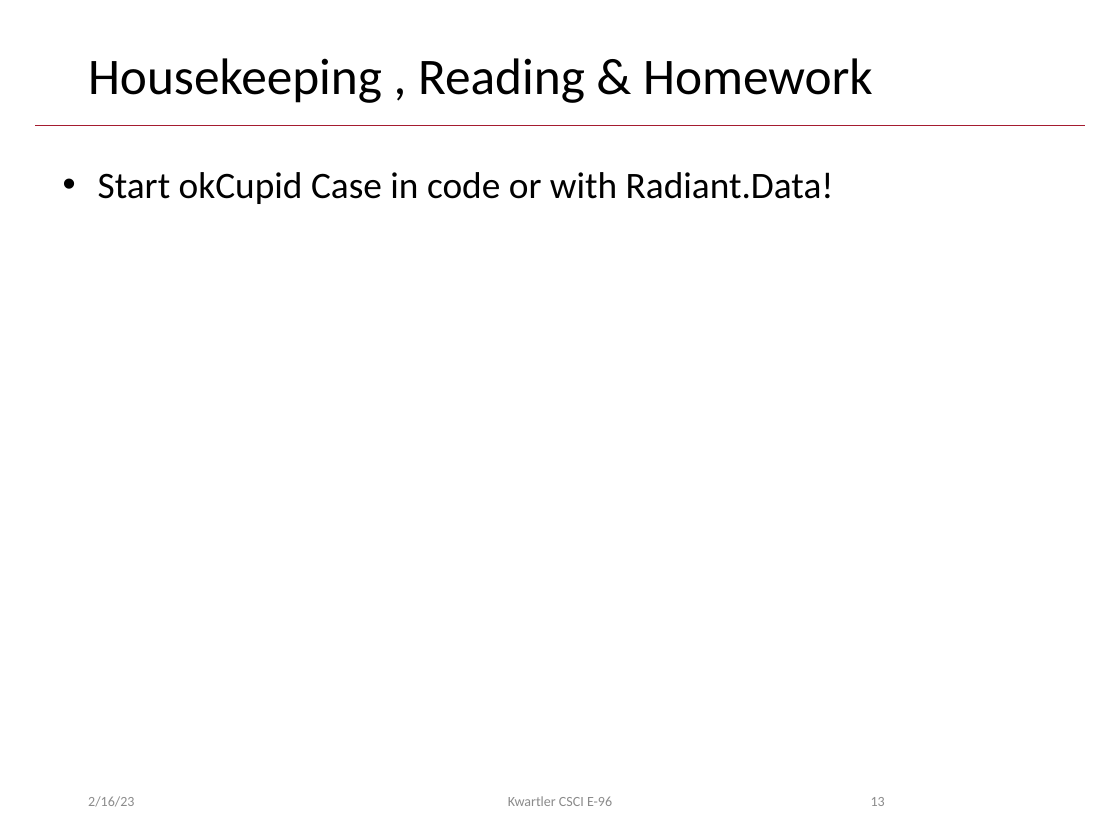
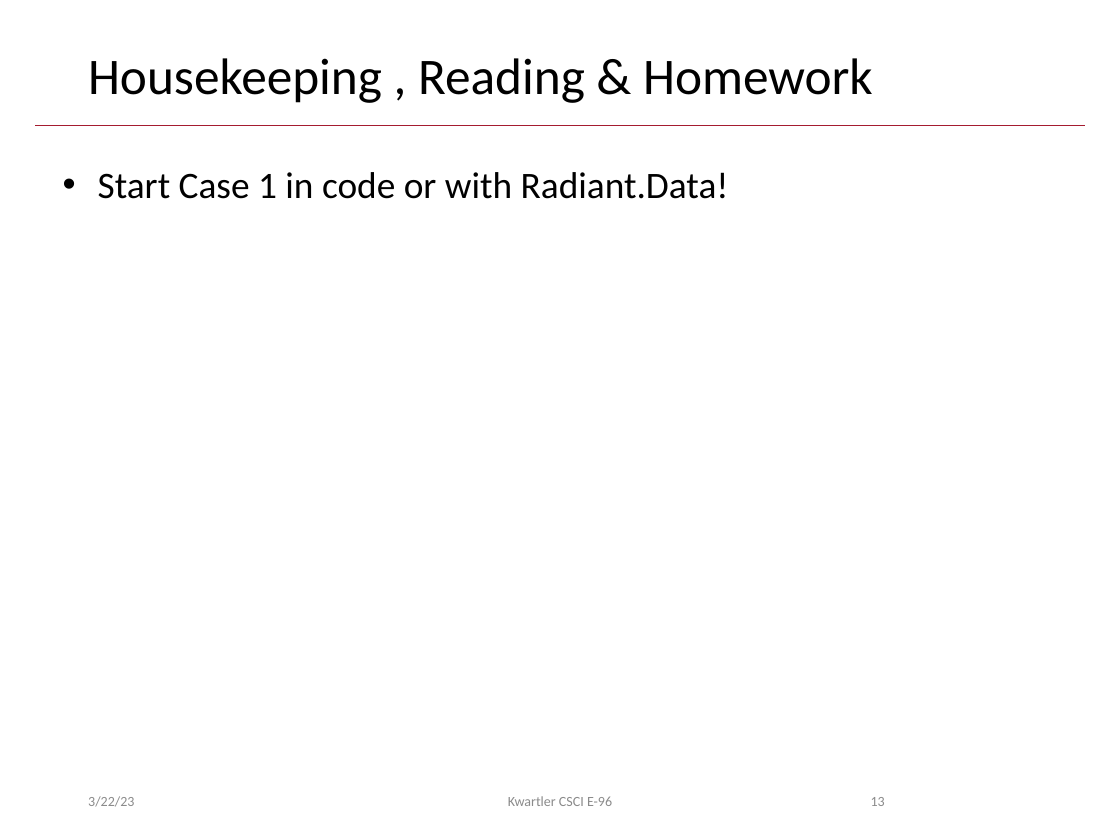
Before and after one commit to kwartler/Hult_Visualizing-Analyzing-Data-with-R, a slide deck: slide 13 of BAN1/B_Mar22/B_EDA_Practice.pptx. Drawn at 1120x840 pixels with LibreOffice and Linux fonts; fonts in the diff are those of the drawing. Boxes give left, top, right and bottom in pixels: in the first picture for what was removed or moved away, otherwise in the second. Text is boxed around its words. In the diff, an @@ line names an element or a change of style, - is before the commit and + after.

```diff
--- a/BAN1/B_Mar22/B_EDA_Practice.pptx
+++ b/BAN1/B_Mar22/B_EDA_Practice.pptx
@@ text at (98,172,729,199): text changed @@
-• Start okCupid Case in code or with Radiant.Data!
+• Start Case 1 in code or with Radiant.Data!
@@ text at (88,796,134,807): text changed @@
-2/16/23
+3/22/23
```
Also in this commit, not shown: 12 other slides changed, 1 other file.
